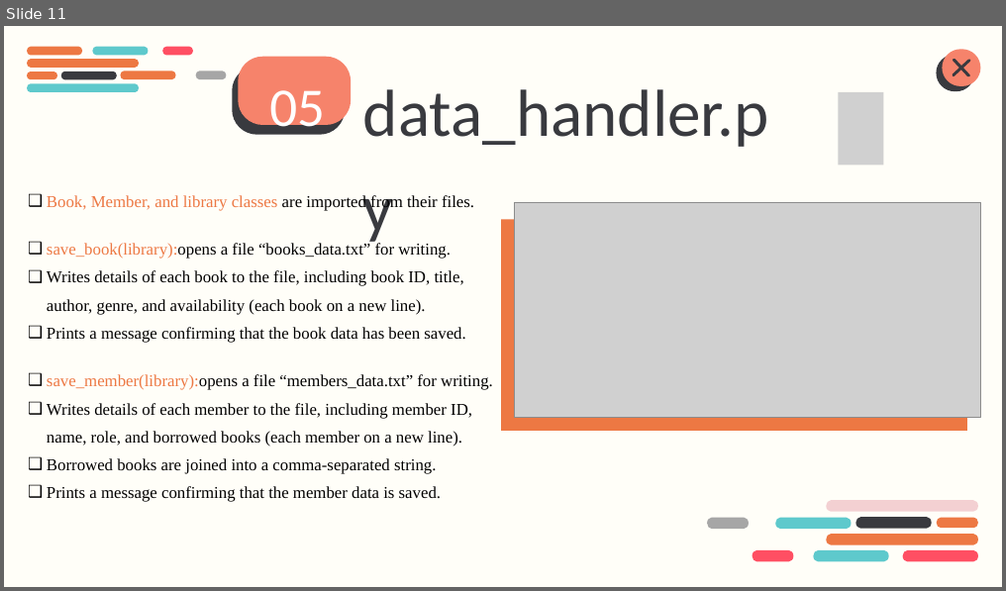
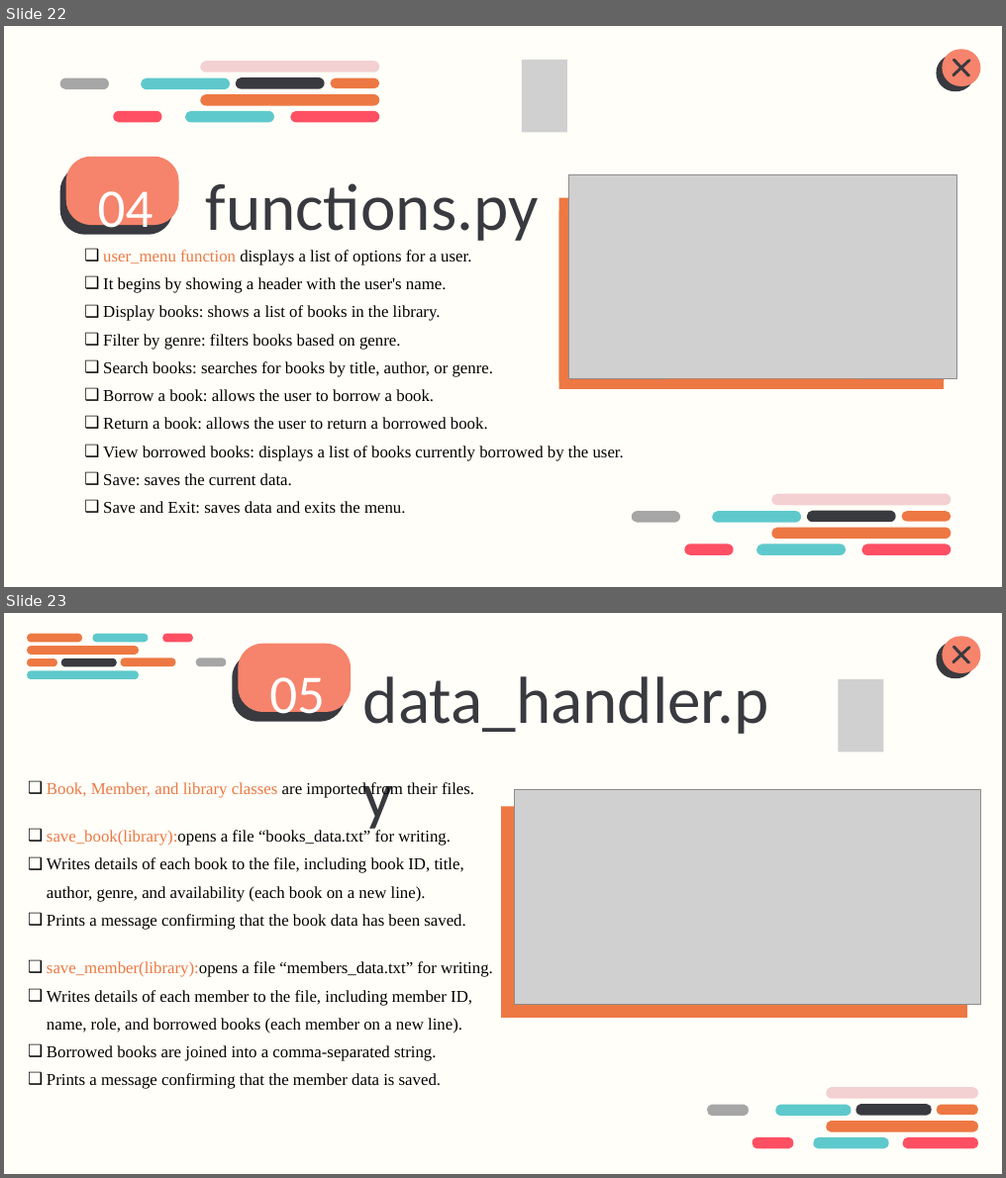
Before and after one commit to Mohamed-Salem-Ali/Library-Management-System, a slide deck: Library Console Management System.pptx. Shown one above the other, each under a label of ours: slide 11 before the commit, slides 22 and 23 after it. The pictures are 1006x591 and 1006x1178 pixels, drawn with LibreOffice and Linux fonts; fonts in the diff are those of the drawing; grey boxes stand for pictures. Boxes give left, top, right and bottom in pixels: in the first picture for what was removed or moved away, otherwise in the second. Text is boxed around its words. In the diff, an @@ line names an element or a change of style, - is before the commit and + after.

```diff
--- a/Library Console Management System.pptx
+++ b/Library Console Management System.pptx
@@ slide 22 added at box(4, 26, 1002, 587), background #FFFEF8 @@
@@ group added at box(59, 61, 380, 122): 9 freeform shapes @@
@@ picture added at box(522, 60, 567, 132) @@
@@ group added at box(936, 49, 980, 92): 4 freeform shapes @@
@@ freeform shape added at box(59, 167, 172, 235), fill #393A3F @@
@@ freeform shape added at box(65, 157, 178, 225), fill #F6836B @@
@@ text added at box(98, 191, 153, 240), 78.7 pt, text #FFFFFF @@
+04
@@ text added at box(206, 183, 539, 241), 96 pt, text #393A3F @@
+functions.py
@@ freeform shape added at box(558, 203, 944, 389), fill #ED7843 @@
@@ rectangle added at box(558, 197, 944, 389), fill #ED7843 @@
@@ picture added at box(569, 174, 957, 378) @@
@@ text added at box(103, 250, 624, 514), 24 pt, text #000000 @@
+❑ user_menu function displays a list of options for a user.
+❑ It begins by showing a header with the user's name.
+❑ Display books: shows a list of books in the library.
+❑ Filter by genre: filters books based on genre.
+❑ Search books: searches for books by title, author, or genre.
+❑ Borrow a book: allows the user to borrow a book.
+❑ Return a book: allows the user to return a borrowed book.
+❑ View borrowed books: displays a list of books currently borrowed by the user.
+❑ Save: saves the current data.
+❑ Save and Exit: saves data and exits the menu.
@@ group added at box(632, 494, 951, 556): 9 freeform shapes @@
@@ what was slide 11 is now slide 23 @@
```
Also in this commit, not shown: 3 slides changed, 11 other slides added, 6 other files.
